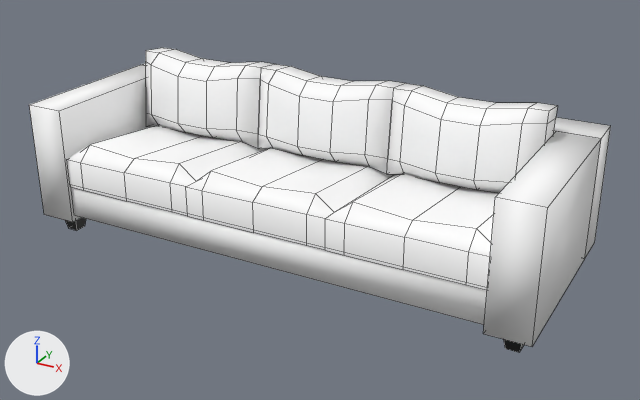
Two versions of the FBX model Models/couch.fbx, one commit apart.
One viewpoint serves both versions: a 50 mm lens placed at (18.15, -2.88, 2.76), pointed at (15.53, 1.88, 0.38). Arrows for +X, +Y and +Z are at lower left; the lights stay in place. Mesh edges are drawn as thin lines. Where no turn or scale is listed for an object, it has been applied to the vertices. Vertices at the same position are counted once.

Names of what the first picture shows: 'couch'.
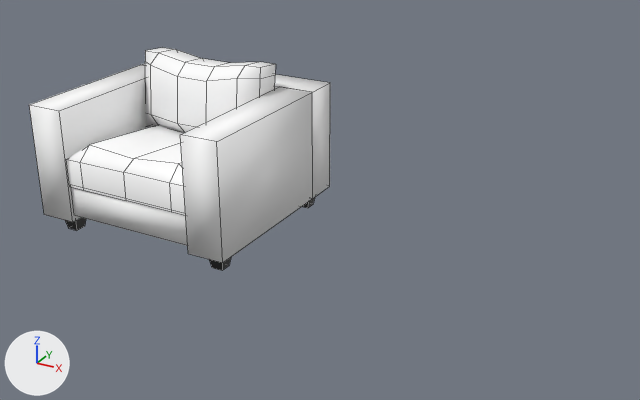
The newer file is also turned or shifted as a whole; pictures and numbers use the older file's frame.

Changed parts and their boxes (x1, y1, x2, y2) in the pictures (640 x 400 px; the box of a moved part takes in the faces that stretch with it):
'couch', reshaped (48% narrower, 27% shorter)
    before: (29, 48, 611, 352)
    after: (29, 48, 330, 270)
part 1 of me_couch, moved or reshaped
    before: (483, 131, 601, 347)
    after: (180, 87, 313, 263)
part 2 of me_couch, moved or reshaped
    before: (503, 339, 524, 352)
    after: (209, 257, 231, 270)
part 3 of me_couch, moved or reshaped (not visible before)
    after: (302, 197, 315, 208)
part 4 of me_couch, cut back
    before: (71, 59, 611, 325)
    after: (71, 59, 330, 246)

The change, as a list of edits to the scene's bpy script:
```text
Change me_couch:
    used by ob_couch; location = (15.432, 2.64, 0.0)
    remove me_couch.from_pydata(...)  # 267 vertices, 230 faces; spans x -1.76..1.76, y -1.44..0.0, z 0.0..1.15
    add me_couch.from_pydata(...)  # 137 vertices, 106 faces; spans x -1.76..-0.23, y -1.44..0.0, z 0.0..1.15
    me_couch part 1: the loose piece of 8 vertices spanning x 1.49..1.76, y -1.44..-0.27, z 0.13..0.95 is moved by (-2.0, 0.0, 0.0)
    me_couch part 2: the loose piece of 8 vertices spanning x 1.56..1.69, y -1.34..-1.21, z 0.0..0.13 is moved by (-2.0, 0.0, 0.0)
    me_couch part 3: the loose piece of 8 vertices spanning x 1.56..1.69, y -0.2..-0.07, z 0.0..0.13 is moved by (-2.0, 0.0, 0.0)
    me_couch part 4
    143 vertices are removed from x -0.87..1.76, y -1.42..0.0, z 0.13..1.15
    165 faces are deleted
    8 vertices in x -0.38, y -0.66..-0.25, z 0.56..1.15 move by (-0.25, 0.0, 0.0)
    4 vertices in x -0.13, y -0.67..-0.27, z 0.68..1.03 move by (-0.75, 0.0, 0.0)
    13 vertices are added at x -0.88..-0.23, y -1.41..0.0, z 0.13..1.11
    41 new faces join them, mat_couchcloth (white #ffffff)
```
